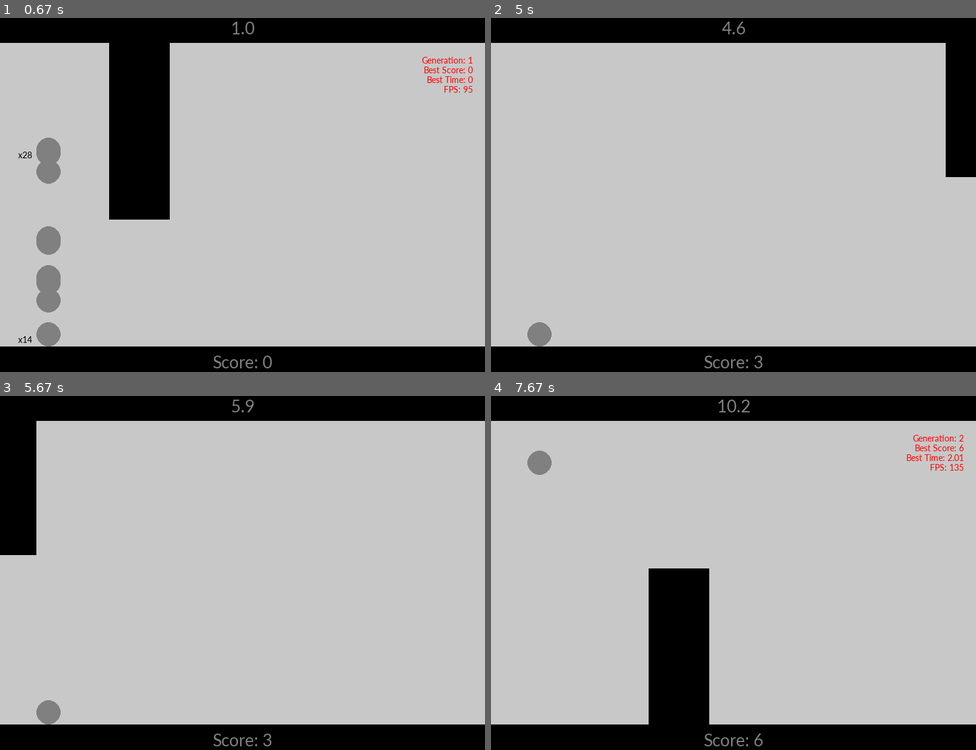
Above: before the commit, frames 1-4 (two rows, left to right).
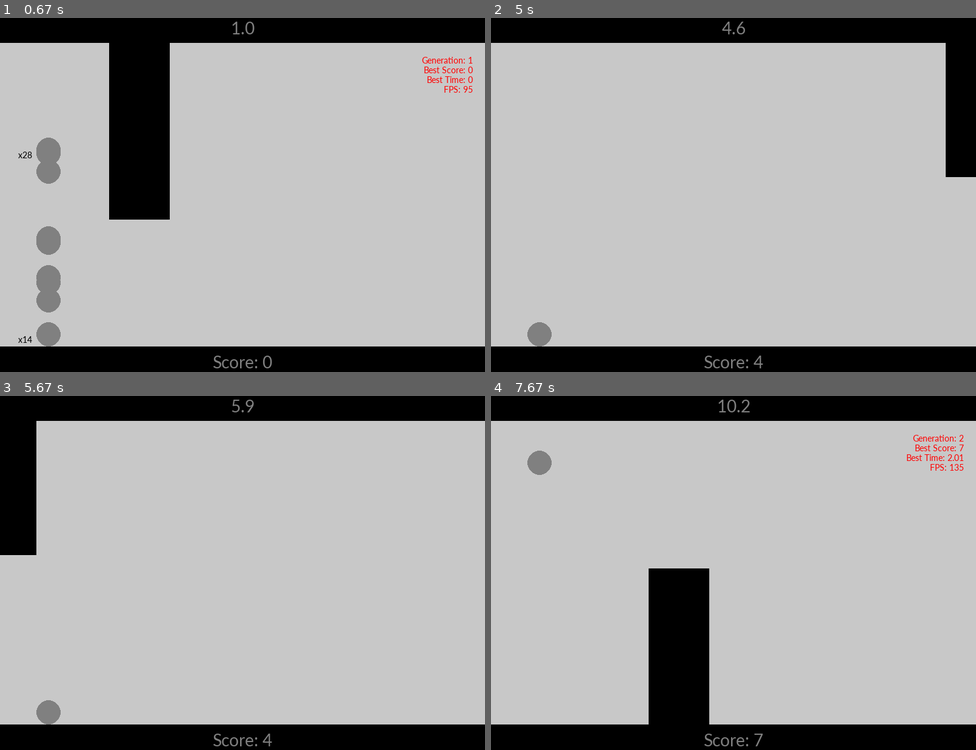
Above: after the commit, the same moments.

Repository: philmuri/GA-project
Game: pygame game, started from src/main.py
Two runs of this game, one before a commit and one after it. Both use one fixed random seed, a clock stepped at 60 frames per second and the inputs below.
Inputs:
- Up to frame 1 (0.67 s): tap E at 0.33 s
- Up to frame 2 (5 s): tap I at 0.67, 2, 4.88 s; tap E at 3.83, 4.23, 4.53, 4.8 s
- Up to frame 3 (5.67 s): tap E at 5.13, 5.43 s
- Up to frame 4 (7.67 s): tap E at 6.63, 7.53 s; tap I at 7.62 s

Frame 1 is identical in both runs. In frame 2, less than 0.1% of the frame differs, in the area x 54-57%, y 95-99%; in frame 3, less than 0.1%; in frame 4, less than 0.1%, in the area x 54-98%, y 13-99%.

Commit message:
feat: added a temporary way to store all player scores

Diff:
--- a/src/common/obstacle.py
+++ b/src/common/obstacle.py
@@ -5,8 +5,6 @@
 
 
 class Obstacle():
-    score: int = 0
-
     def __init__(self) -> None:
         self.category = random.choice(['bottom', 'top'])
         self.width = OBSTACLE_WIDTH
@@ -27,7 +25,12 @@
                          (self.x, self.y - self.height, self.width, self.height))
 
     def update(self) -> None:
-        if self.x + self.width <= 0:
-            self.score += 1
+        if self.is_outside():
             self.__init__()  # bad practice, but works
         self.x -= OBSTACLE_SPEED
+
+    def is_outside(self) -> bool:
+        if self.x + self.width <= 0:
+            return True
+        else:
+            return False
--- a/src/common/player.py
+++ b/src/common/player.py
@@ -2,7 +2,7 @@
 import random
 import time
 import pygame as pg
-from src.common.settings import PLAYER_RADIUS, PLAYER_COLOR, PLAYER_DEATH_COLOR, PLAYER_START_HEIGHT, PLAYER_START_POS, JUMP_FORCE, HEIGHT, BASE_HEIGHT, GRAVITY, MUTATION_SIZE, OBSTACLE_SPEED, MUTATION_CHANCE, PLAYER_JUMP_COOLDOWN, GAME_FPS
+from src.common.settings import PLAYER_RADIUS, PLAYER_COLOR, PLAYER_DEATH_COLOR, PLAYER_START_HEIGHT, PLAYER_START_POS, JUMP_FORCE, HEIGHT, BASE_HEIGHT, GRAVITY, MUTATION_SIZE, OBSTACLE_SPEED, MUTATION_CHANCE, PLAYER_JUMP_COOLDOWN, GAME_FPS, DECISION_THRESHOLD
 from src.common.obstacle import Obstacle
 
 
@@ -18,6 +18,7 @@
         self.is_animating = False  # enabled by kill(), disabled by animation()
         self.init_time = time.time()
         self.time_alive = 0
+        self.score = 0
         self.is_AI = is_AI
         # AI-only attributes:
         if self.is_AI:
@@ -91,7 +92,6 @@
             self.dy_bottom = HEIGHT - self.y
 
     def NN_jump(self):
-        bias = -0.5  # NOTE: Just -0.5 for now
         genes = [self.y,
                  self.vy,
                  self.dx,
@@ -101,7 +101,7 @@
         hidden_layer_out = self.sigmoid(hidden_layer_in)
         output_layer_in = np.dot(hidden_layer_out, self.weights_hidden)
         prediction = self.sigmoid(output_layer_in)
-        if prediction + bias > 0:
+        if prediction > DECISION_THRESHOLD:
             return True
         else:
             return False
--- a/src/common/settings.py
+++ b/src/common/settings.py
@@ -38,3 +38,6 @@
 CROSS_GENERATION_RATE = 0.3
 # number of generations before partly randomizing genes if no performance improvement since
 RESET_THRESHOLD = 10
+# threshold in range [0,1] to pass prediction for player to jump. determined empirically to achieve a
+# balance between cautiosness and aggressiveness in jumping
+DECISION_THRESHOLD = 0.5
--- a/src/main.py
+++ b/src/main.py
@@ -31,6 +31,8 @@
     'FPS': game_fps,
 }
 info_toggle = True
+# - Logic -
+obstacle_flags: List[bool] = [False] * c.POPULATION_SIZE
 # - Data -
 best_players = {
     'generation': [],
@@ -43,13 +45,14 @@
 best_overall_iw = None
 best_overall_hw = None
 overall_highscore = 0
+overall_deaths = 0
+all_scores = []
+gen_scores = []
+gen_score = 0
 # - AI Variables -
 population: List[Player] = []
 dead_players = []
 generation = 1
-init_input_genes = [[0, 0, 0], [0, 0, 0], [0, 0, 0],
-                    [0, 0, 0], [0, 0, 0]]  # for now 5 neurons
-init_hidden_genes = [[0], [0], [0]]  # 3 neuron hidden layer
 
 
 # -- FUNCTIONS --
@@ -127,6 +130,12 @@
         text_y = c.BASE_HEIGHT + 20
         y_offset = text_y + n * c.FONT_SIZE
         screen.blit(text, (text_x, y_offset))
+
+
+def get_overall_success(score: int, deaths: int):
+    # score: a list of scores for EACH player p over ALL generations n, of size n*p
+    # deaths: total deaths as counted by overall_deaths
+    return (1 / (1 + (score / deaths)))
 
 
 # - Utility Functions -
@@ -176,20 +185,28 @@
             # - Draw Background Elements + Render Text -
             draw(screen)
             render_timer(screen, generation_clock=generation_clock)
-            render_score(screen, score=obstacle.score)
+            render_score(screen, score=gen_score)
             if info_toggle:
                 render_info_text(screen, info=info_text)
 
             # - Update and Draw Players + Obstacle -
             obstacle.update()
-            if obstacle.score > overall_highscore:
-                info_text['Best Score'] = obstacle.score
+            if obstacle.is_outside():
+                obstacle_flags = [False] * c.POPULATION_SIZE
+
+            if gen_score > overall_highscore:
+                info_text['Best Score'] = gen_score
 
             if c.is_AI:
                 display_overlaps(screen, population=population, min_overlaps=2)
-                for _ in population:
+                for i, _ in enumerate(population):
                     _.update(obstacle, fps=game_fps)
                     _.draw(screen)
+                    if _.x >= + obstacle.x + obstacle.width and not obstacle_flags[i]:
+                        _.score += 1
+                        obstacle_flags[i] = True
+                    if _.score > gen_score:
+                        gen_score = _.score
             else:
                 user_player.update(obstacle, fps=game_fps)
                 user_player.draw(screen)
@@ -201,6 +218,8 @@
                     if _.is_alive and _.is_colliding(obstacle):
                         _.kill()
                         dead_players.append(_)
+                        overall_deaths += 1
+                        gen_scores.append(_.score)
                 if len(dead_players) == c.POPULATION_SIZE:
                     if dead_players[-1].is_animating:  # last dead player
                         pass
@@ -231,7 +250,7 @@
         best_players['weights_hidden'].append(
             copy.deepcopy(best_player.weights_hidden))
         best_players['time_alive'].append(best_player.time_alive)
-        best_players['highscore'].append(obstacle.score)
+        best_players['highscore'].append(max(gen_scores))
 
         best_overall_index = best_players['time_alive'].index(
             max(best_players['time_alive']))
@@ -239,6 +258,7 @@
         best_overall_iw = best_players['weights_input'][best_overall_index]
         best_overall_hw = best_players['weights_hidden'][best_overall_index]
         overall_highscore = max(best_players['highscore'])
+        all_scores.append(gen_scores)
 
         # NOTE: With current implementation of reset(), it must be called
         # BEFORE assigning new weights to population
@@ -289,7 +309,8 @@
         dead_players = []
         generation_clock = 0.0
         generation += 1
-        obstacle.score = 0
+        gen_scores = []
+        gen_score = 0
         info_text['Generation'] = generation
         info_text['Best Time'] = best_overall_time
 
@@ -301,8 +322,8 @@
 - (1) Storing dictionairy data as .csv before quitting game, along with a copy of constants.py settings. Name files by number starting from 1 and up
 - (2!) User-mode and AI-mode toggle (through command line for now; later add UI)
 - (3!) Make game even more challenging, e.g. by adding door keys that need to be collected before player can pass through obstacle slit
-- (4) Add requirements.txt
-- (5) Potentially generate documentation with mkdocs or sphinx
+- (0) Incorporate more complex evaluation metrics like average time survived, time survived distribution for generation + total (plot on screen?), total % of succesful jumps (total score / total deaths)
+
 
 (!): Challenging
 (*): Easy
